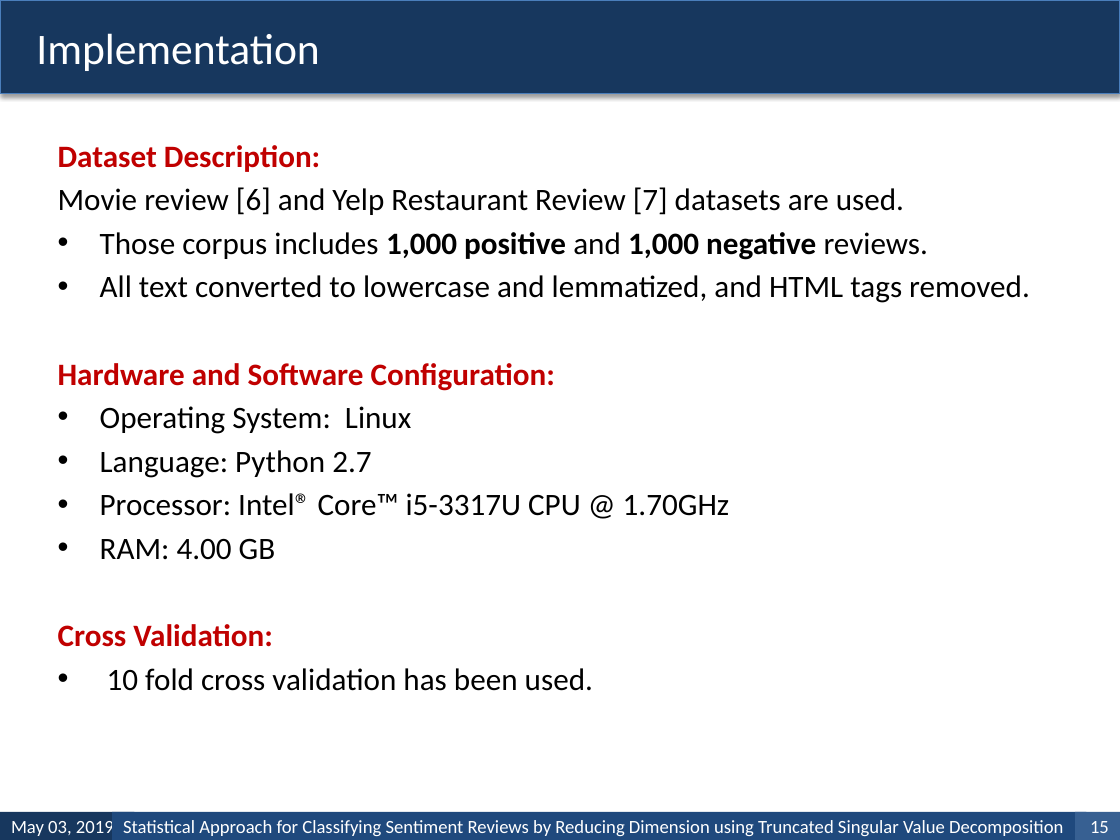
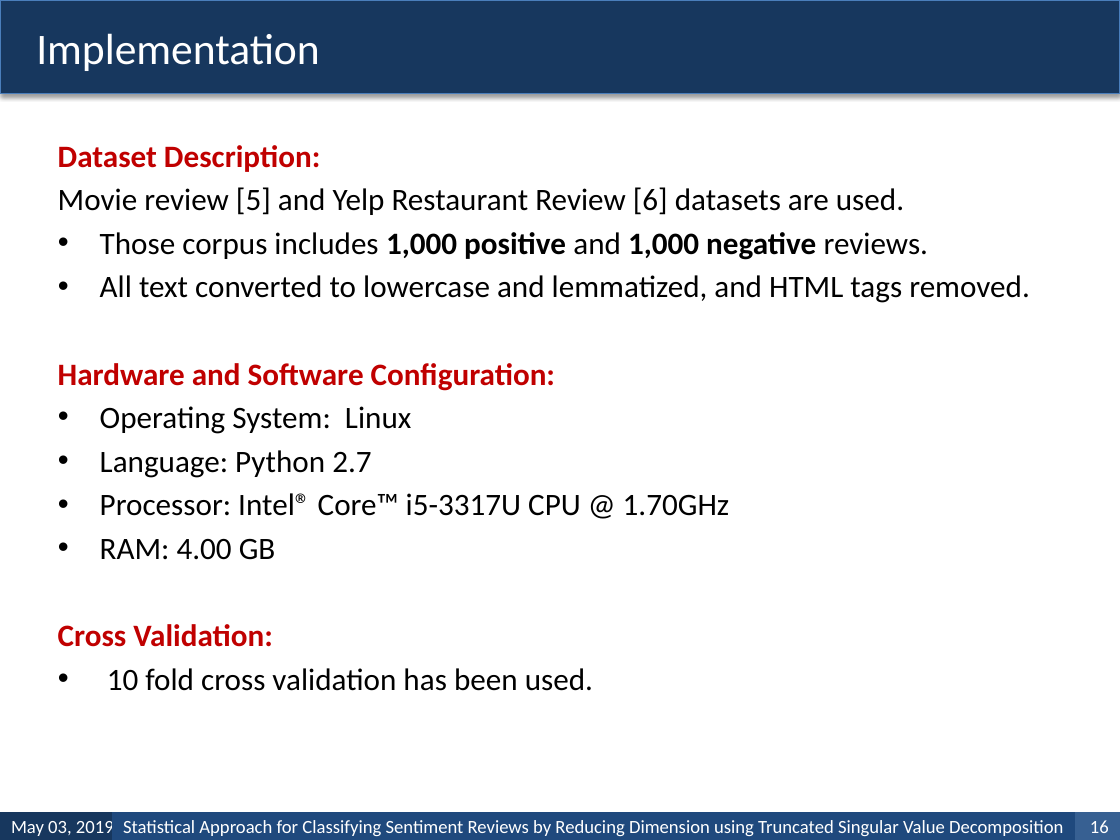
Before and after one commit to habibrahmanbd/Sent.Mining, a slide deck: slide 16 of ICASERT/Paper ID: 735.pptx (slide 15 before the commit). Drawn at 1120x840 pixels with LibreOffice and Linux fonts; fonts in the diff are those of the drawing. Boxes give left, top, right and bottom in pixels: in the first picture for what was removed or moved away, otherwise in the second. Text is boxed around its words. In the diff, an @@ line names an element or a change of style, - is before the commit and + after.

```diff
--- a/ICASERT/Paper ID: 735.pptx
+++ b/ICASERT/Paper ID: 735.pptx
@@ text at <box>58,187,904,215</box>: text changed @@
-Movie review [6] and Yelp Restaurant Review [7] datasets are used.
+Movie review [5] and Yelp Restaurant Review [6] datasets are used.
@@ page number at <box>1090,820,1109,833</box>: text changed @@
-15
+16
```
Also in this commit, not shown: 10 other slides changed, 1 slide added, 12 other files.
